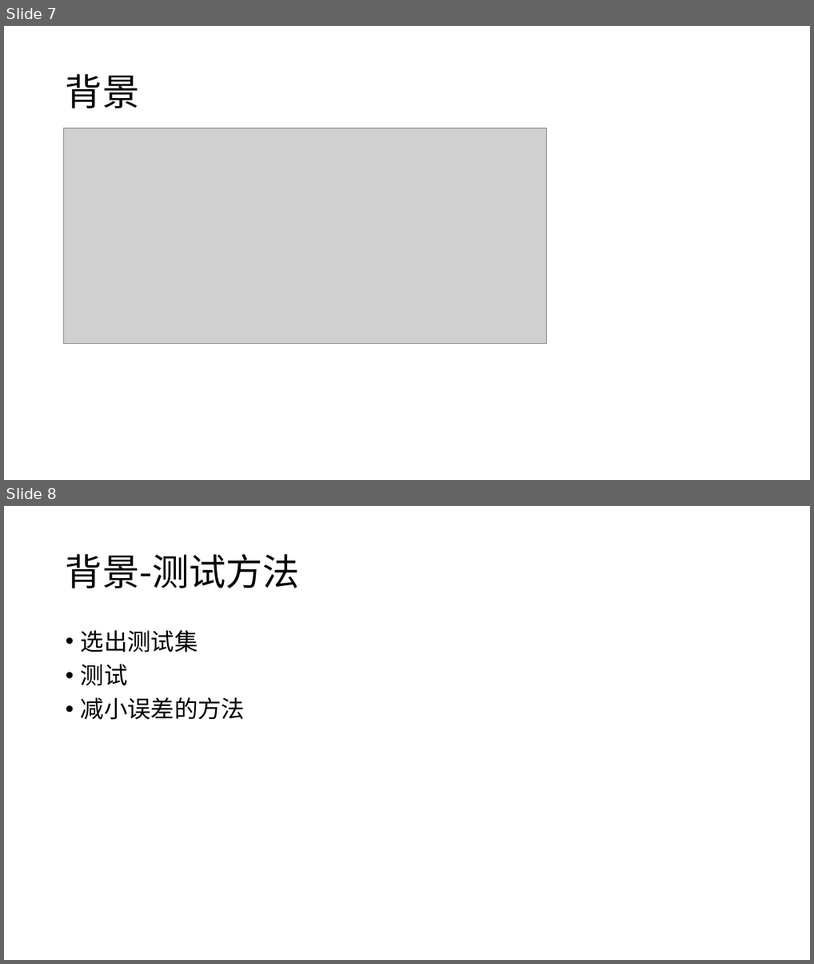
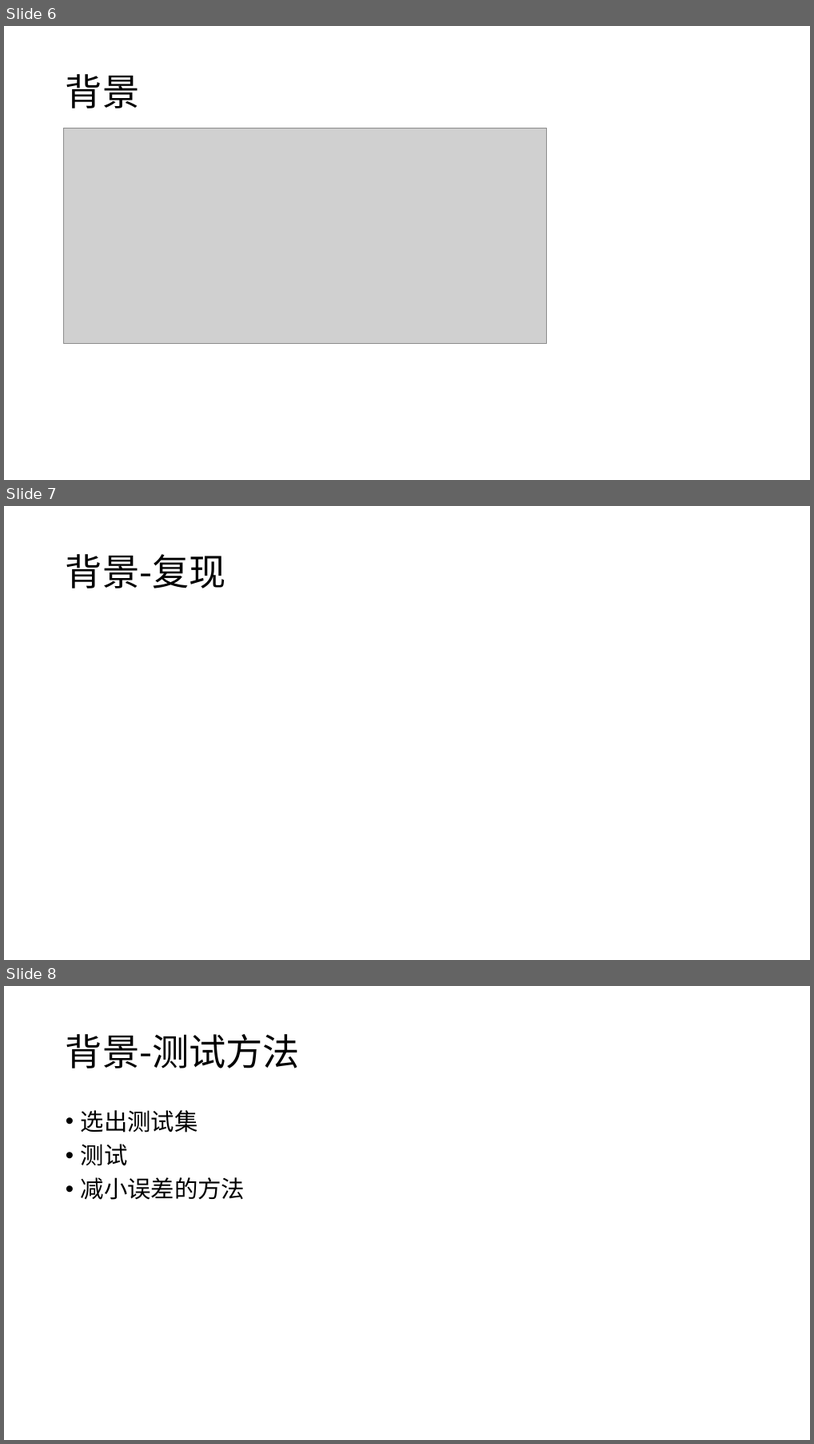
Before and after one commit to wlllssd/Efficiently-Searching-In-Memory-Sorted-Arrays-master, a slide deck: database_pre.pptx. Shown one above the other, each under a label of ours: slides 7 and 8 before the commit, slides 6, 7 and 8 after it. The pictures are 814x964 and 814x1444 pixels, drawn with LibreOffice and Linux fonts; fonts in the diff are those of the drawing; grey boxes stand for pictures. Boxes give left, top, right and bottom in pixels: in the first picture for what was removed or moved away, otherwise in the second. Text is boxed around its words. In the diff, an @@ line names an element or a change of style, - is before the commit and + after.

```diff
--- a/database_pre.pptx
+++ b/database_pre.pptx
@@ slide 7 added at (4,506,810,960), background #FFFFFF @@
@@ title added at (66,554,226,588), 44 pt, text #000000 @@
+背景-复现
@@ what was slide 7 is now slide 6 @@
```
Also in this commit, not shown: 1 slide changed, 20 other slides added, 1 slide removed, 15 other files.
